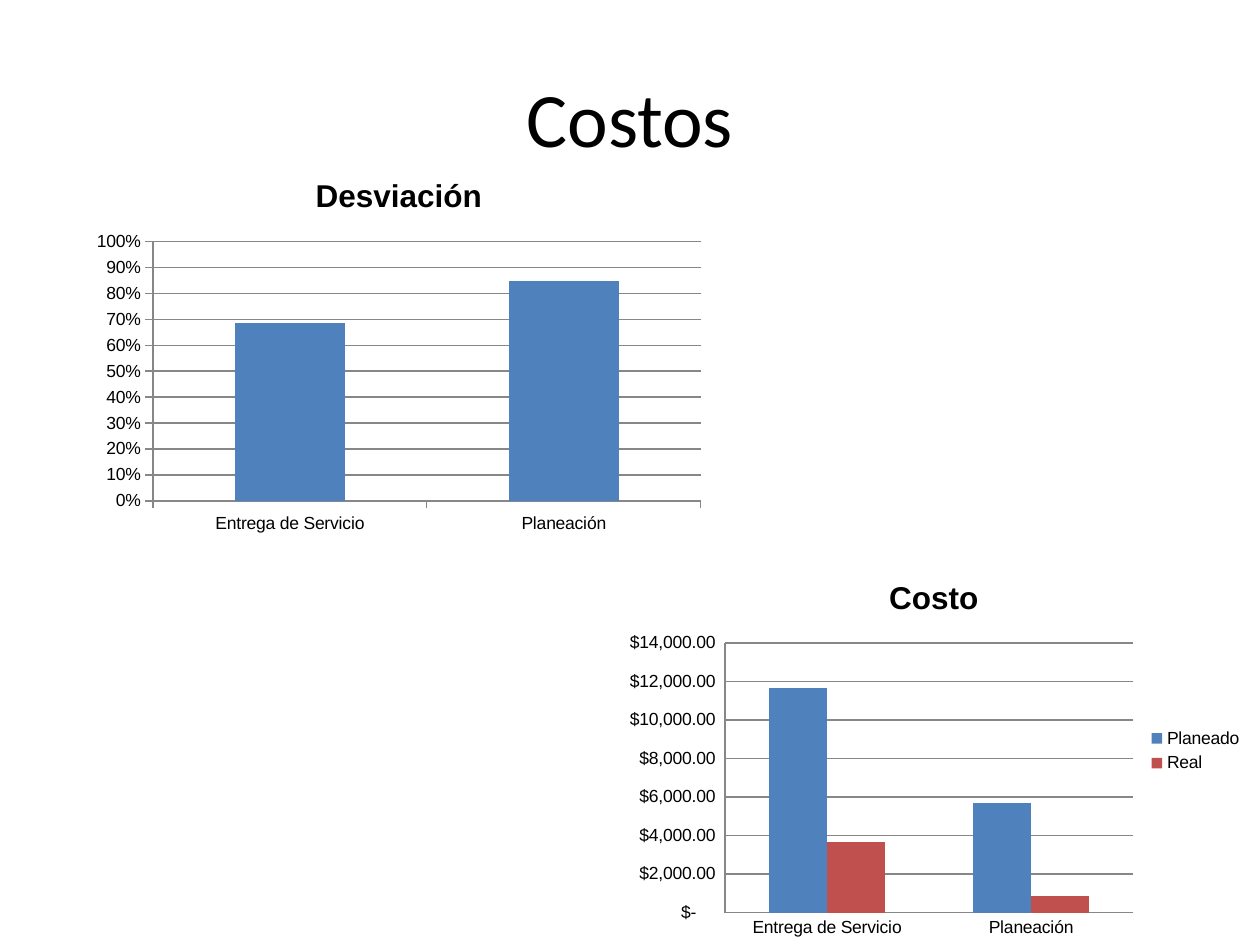
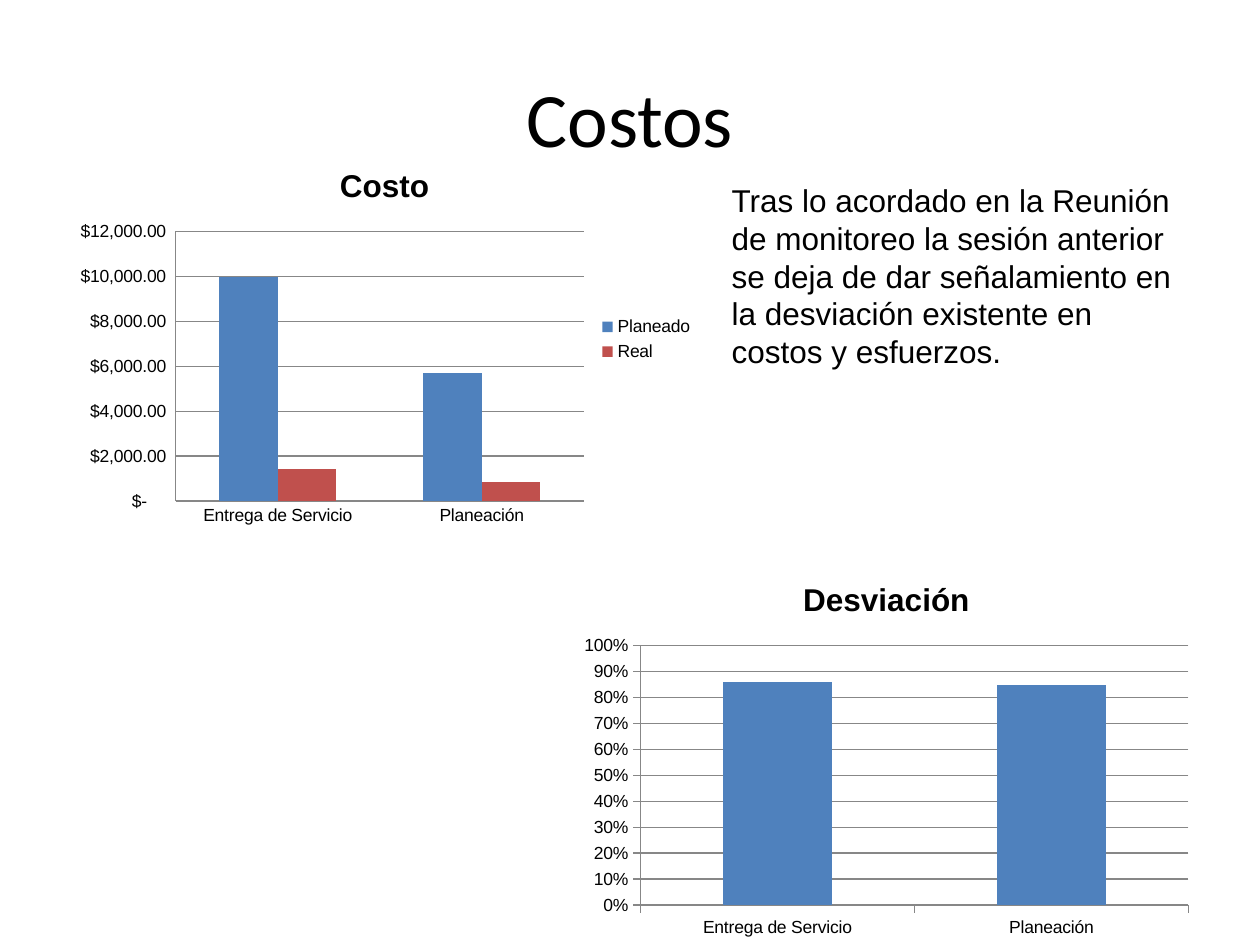
Before and after one commit to jovannyzepeda/qtp, a slide deck: slide 4 of qualtcom/Organizacional/Medicion y Monitoreo/Reporte Monitoreo-150529.pptx. Drawn at 1260x945 pixels with LibreOffice and Linux fonts; fonts in the diff are those of the drawing; background and template pictures are left out. Boxes give left, top, right and bottom in pixels: in the first picture for what was removed or moved away, otherwise in the second. Text is boxed around its words. In the diff, an @@ line names an element or a change of style, - is before the commit and + after.

Commit message:
Modificaciones Reporte de monitoreo Mayo

```diff
--- a/qualtcom/Organizacional/Medicion y Monitoreo/Reporte Monitoreo-150529.pptx
+++ b/qualtcom/Organizacional/Medicion y Monitoreo/Reporte Monitoreo-150529.pptx
@@ column chart at bbox=[63, 145, 706, 533] @@
@@ Planeado, Entrega de Servicio: 11700 to 10000 @@
@@ Real , Entrega de Servicio: 3700 to 1400 @@
@@ column chart: place and size @@
-column chart at bbox=[612, 557, 1255, 945]
+column chart at bbox=[63, 145, 706, 533]
@@ text added at bbox=[732, 188, 1171, 369], 18 pt, text #000000 @@
+Tras lo acordado en la Reunión de monitoreo la sesión anterior se deja de dar señalamiento en la desviación existente en costos y esfuerzos.
@@ column chart at bbox=[572, 559, 1201, 945] @@
@@ Desviación, Entrega de Servicio: 0.69 to 0.86 @@
@@ column chart: place and size @@
-column chart at bbox=[84, 155, 713, 541]
+column chart at bbox=[572, 559, 1201, 945]
```
Also in this commit, not shown: 3 other slides changed, 1 slide added.
